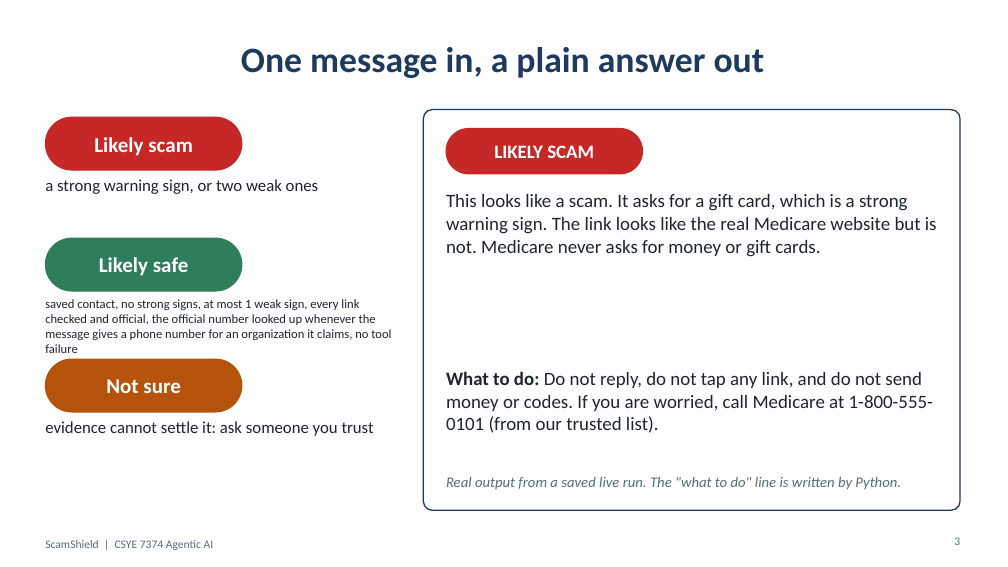
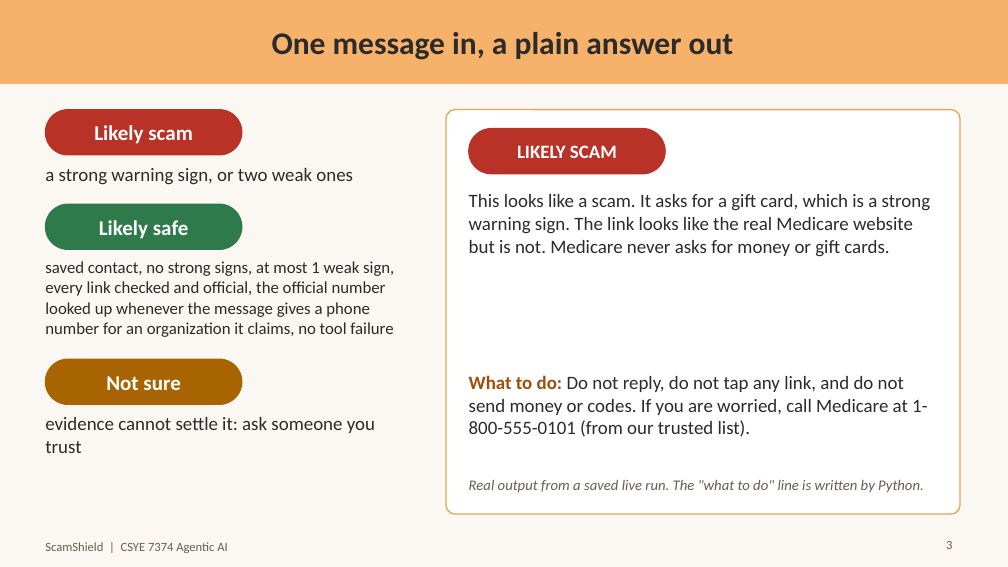
Before and after one commit to ARUNAS95/ScamShield, a slide deck: slide 3 of docs/ScamShield_Presentation.pptx. Drawn at 1008x567 pixels with LibreOffice and Linux fonts; fonts in the diff are those of the drawing. Boxes give left, top, right and bottom in pixels: in the first picture for what was removed or moved away, otherwise in the second. Text is boxed around its words. In the diff, an @@ line names an element or a change of style, - is before the commit and + after.

Commit message:
Restyle the deck: off-white and light orange; add the large blind test slide
Colors are named constants in build_pptx.js. The new slide reads
large_rules.txt and, once the live run exists, large_agent_rag_results.json.

```diff
--- a/docs/ScamShield_Presentation.pptx
+++ b/docs/ScamShield_Presentation.pptx
@@ background #FFFFFF to #FBF8F3 @@
@@ rectangle added at (0, 0, 1008, 83), fill #F6B26B, outline #F6B26B 1 pt @@
@@ title "One message in, a plain ...": place and size @@
-title "One message in, a plain ..." at (241, 47, 765, 78)
+title "One message in, a plain ..." at (272, 32, 734, 60)
@@ title "One message in, a plain ..." at (272, 32, 734, 60): size 34 to 30 pt, text colour #1F3A5F to #2B2B2B @@
@@ text "Likely scam": place and size @@
-text "Likely scam" at (94, 137, 193, 156)
+text "Likely scam" at (94, 125, 193, 144)
@@ rounded rectangle at (45, 110, 242, 155): fill #C62828 to #B83227; outline #C62828 1 pt to #B83227 1 pt @@
@@ rounded rectangle: place and size @@
-rounded rectangle at (45, 117, 242, 170)
+rounded rectangle at (45, 110, 242, 155)
@@ rounded rectangle: place and size @@
-rounded rectangle at (423, 110, 960, 510)
+rounded rectangle at (446, 110, 960, 514)
@@ rounded rectangle at (446, 110, 960, 514): outline #1F3A5F 1.25 pt to #E9A35A 1.25 pt; proportions changed @@
@@ text "LIKELY SCAM": place and size @@
-text "LIKELY SCAM" at (494, 145, 594, 158)
+text "LIKELY SCAM" at (517, 145, 617, 158)
@@ rounded rectangle: place and size @@
-rounded rectangle at (446, 129, 643, 174)
+rounded rectangle at (469, 129, 665, 174)
@@ rounded rectangle at (469, 129, 665, 174): fill #C62828 to #B83227; outline #C62828 1 pt to #B83227 1 pt @@
@@ text "a strong warning sign, or ..." at (45, 168, 353, 185): size 16 to 18 pt, text colour #1C2630 to #2B2B2B @@
@@ text "a strong warning sign, or ...": place and size @@
-text "a strong warning sign, or ..." at (45, 179, 319, 194)
+text "a strong warning sign, or ..." at (45, 168, 353, 185)
@@ text "Likely safe": place and size @@
-text "Likely safe" at (99, 257, 189, 276)
+text "Likely safe" at (99, 220, 189, 239)
@@ rounded rectangle: place and size @@
-rounded rectangle at (45, 238, 242, 291)
+rounded rectangle at (45, 204, 242, 250)
@@ rounded rectangle at (45, 204, 242, 250): fill #2E7D5B to #2F7A4B; outline #2E7D5B 1 pt to #2F7A4B 1 pt @@
@@ text "This looks like a scam. ...": place and size @@
-text "This looks like a scam. ..." at (446, 194, 937, 257)
+text "This looks like a scam. ..." at (469, 194, 931, 257)
@@ text "This looks like a scam. ..." at (469, 194, 931, 257): text colour #1C2630 to #2B2B2B @@
@@ text "saved contact, no strong signs, ...": place and size @@
-text "saved contact, no strong signs, ..." at (45, 299, 391, 353)
+text "saved contact, no strong signs, ..." at (45, 261, 394, 337)
@@ text "saved contact, no strong signs, ..." at (45, 261, 394, 337): size 12 to 16 pt, text colour #1C2630 to #2B2B2B @@
@@ rounded rectangle: place and size @@
-rounded rectangle at (45, 359, 242, 412)
+rounded rectangle at (45, 359, 242, 405)
@@ rounded rectangle at (45, 359, 242, 405): fill #B45309 to #A86400; outline #B45309 1 pt to #A86400 1 pt @@
@@ text "What to do: Do not ...": place and size @@
-text "What to do: Do not ..." at (446, 371, 933, 433)
+text "What to do: Do not ..." at (469, 375, 927, 437)
@@ text "What to do: Do not ..." at (469, 375, 927, 437): text colour #1C2630 to #A04E0C in "What to do:"; text colour #1C2630 to #2B2B2B @@
@@ text "evidence cannot settle it: ask ..." at (45, 417, 375, 453): size 16 to 18 pt, text colour #1C2630 to #2B2B2B @@
@@ text "Real output from a saved ...": place and size @@
-text "Real output from a saved ..." at (446, 477, 901, 490)
+text "Real output from a saved ..." at (469, 480, 924, 493)
@@ text "Real output from a saved ..." at (469, 480, 924, 493): text colour #546E7A to #6A5D50 @@
@@ text "ScamShield | CSYE 7374 Agentic ..." at (45, 542, 227, 553): size 11 to 12 pt, text colour #546E7A to #6A5D50 @@
@@ page number: place and size @@
-page number at (954, 537, 960, 545)
+page number at (946, 541, 952, 549)
@@ page number at (946, 541, 952, 549): size 11 to 12 pt, text colour #546E7A to #6A5D50 @@
```
Also in this commit, not shown: 12 other slides changed, 1 slide added, 3 other files.
